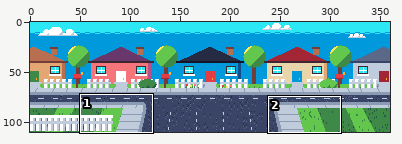
Edited in one commit: pixel-art file (art/backdrops/backdrop-woof-way.aseprite). The picture above shows the old version from afar; the outline marks the close-up.
Close-up. The starting point:
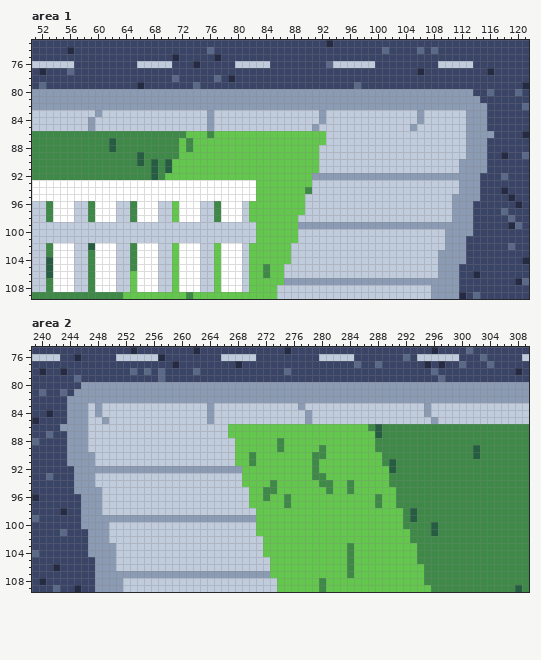
360x110 pixels, 1 frame. Shown: area 1: x 51..121, y 73..109; area 2: x 239..309, y 75..109. The commit also changed other parts of the picture, which this record leaves out.
And afterwards:
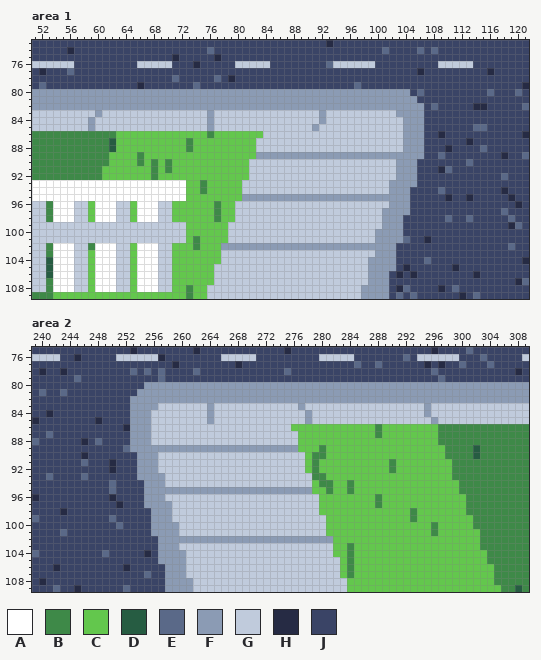
Palette (. is transparent): A #ffffff  B #3e8948  C #63c74d  D #265c42  E #5a6988  F #8b9bb4  G #c0cbdc  H #262b44  J #3a4466
Changes in this commit:
Changed rows in their new state; - is an unchanged pixel.
Area 1:
first column x 54:
 80 ---------------------------------------------------JEJJJJJJJ---
 81 ----------------------------------------------------JJJJJJJJJ--
 82 -----------------------------------------------------JEJJJJJHH-
 83 -------------------------------------------------FFF-JJJJJJJJJ-
 84 --------------------------------------------------FF-JJJJJJJJJ-
 85 --------------------------------------------------F-FJJJJJJJEE-
 86 ---------CCCCCCCCCC-----------GGGGGGGGG-----------FFFJJHJJJJJJJ
 87 ---------CCCCCCCCC-----------GGGGGGGGGG-----------FFFJJJJJJHJJ-
 88 ---------CCCCCCCCC-----------GGGGGGGGG------------FFFJJJHJJJJE-
 89 --------CCCCBCCCCC-----------FFFFFFFFFFFFFFFFFFFFFFFFJJEJJJJJJ-
 90 --------CCCCBCBCB-----------GGGGGGGGGG-----------FFFJJJJJJJEJJ-
 91 -------CCCCCCCBCB-----------GGGGGGGGGG-----------FFFJJJHEJJJJJ-
 92 -------CCCCCCCBC------------GGGGGGGGGGGGGGGGGGGGG---JJJJJJJJJ--
 93 -------------------CCBCCCCCGGGGGGGGGG-----------FFFFJJJJJJJJJ--
 94 -------------------CCBCCCCCGGGGGGGGGG-----------FFFJJJJEJJJJJ--
 95 -------------------CCCCCCCCFFFFFFFFFFFFFFFFFFFFFFFFJJJJJHJJHJ--
 96 -----C-----C------CCCCC-CCG-GGGGGGGG------------FFFJJJJJJJJJ---
 97 -----C-----C------CCCCC-CCG-GGGGGGGG-----------FFFFJJJJJJJJJ---
 98 -----C-----C------CCCCC-CCG-GGGGGGG------------FFFJJJJJJEJJE---
 99 -------------------CCCCCC----GGGGGGGGGGGGGGGGGG---JJJJJJJJJJ---
100 -------------------CCCCCC----GGGGGG-----------FFFFJJJJJJJJJJ---
101 -------------------CBCCCC----GGGGGG-----------FFFFEJJHJJJJJ----
102 -----B-----C------CCBCC-FFFFFFFFFFFFFFFFFFFFFFFFFJJJJJJJJJJ----
103 -----C-----C------CCCCC-GGG-GGGGGG------------FFFJJJJJJJJJJ----
104 -----C-----C------CCCCC-GGG-GGGGGG-----------FFFFJJJJEJJJJJ----
105 -----C-----C------CCCCCGGGG-GGGGG------------FFFFJHJJJJJJH-----
106 -----C------------CCCCCGGGG-GGGGG------------FFFJHJHJJJJJJ-----
107 -----C------------CCCCCGGGG-GGGGGGGGGGGGGGGGG---JJJJJJJJJJ-----
108 -----C------------CBCC-GGGG-GGGG------------FFFFJHEJJJJHJE-----
109 CCCCCCCCCC------------GGGGGGGGGG------------FFFFJEJEJJJJJJ-----
Area 2:
first column x 243:
 80 ---JJJJJJJJJ---------------------------------------------------
 81 --JJJJJJJJJ----------------------------------------------------
 82 -JJJJJJJJJ-----------------------------------------------------
 83 -JJJJJJJJJFFFF-------------------------------------------------
 84 -JJJJJJJJJFFF--------------------------------------------------
 85 -JJJJHJJJJFFF--------------------------------------------------
 86 JJJJJJJJJHFFF-----------GGGGGGGGG-----------CBCCCCCCCC---------
 87 -JJJJJJJJJFFF-----------GGGGGGGGGG-----------BCCCCCCCC---------
 88 -JJHJEJJJJFFF------------GGGGGGGGG-----------CCCCCCCCC---------
 89 -JJJJJJJJEFFFFFFFFFFFFFFFFFFFFFFFF-----------CCCCCCCCCC--------
 90 -JJHJJJJJJJFFF-----------GGGGGGGGGG-----------CCCCCCCCC--------
 91 -JJEJJJHJJJFFF-----------GGGGGGGGGG-----------CBCCCCCCCC-------
 92 --JJJJJHJJJ---GGGGGGGGGGGGGGGGGGGGG------------BCCCCCCCC-------
 93 --JEJJJJJJJFFFF-----------GGGGGGGGGG-----------CCCCCCCCC-------
 94 --JJJJJEJJJJFFF-----------GGGGGGGGGG-----------CCCCCCCCCC------
 95 --JJJJJEJJJJFFFFFFFFFFFFFFFFFFFFFFFF------------CCCCCCCCC------
 96 ---JJJJHJJJJFFF------------GGGGGGGGGG-----------CCCCCCCCCC-----
 97 ---JJJJJHJJJFFFF-----------GGGGGGGGGG-----------CCCCCCCCCC-----
 98 ---JJJJJJJJJJFFF------------GGGGGGGGG------------CBCCCCCCC-----
 99 ---JJJJEJJJJJ---GGGGGGGGGGGGGGGGGGGGGG-----------CBCCCCCCCC----
100 ---JJJJJEJJJJFFFF-----------GGGGGGGGGG-----------CCCCBCCCCC----
101 ----JJJJJJJJJFFFF-----------GGGGGGGGGG------------CCCBCCCCCC---
102 ----JJJJJJJJJJFFFFFFFFFFFFFFFFFFFFFFFFF-----------CCCCCCCCCC---
103 ----JJJJJJJJJJFFF------------GGGGGGGGGG------------CCCCCCCCC---
104 ----JJEJJJJJHJFFFF-----------GGGGGGGGGG------------CCCCCCCCCC--
105 -----JJJJJJJJJFFFF------------GGGGGGGGGG-----------CCCCCCCCCC--
106 -----JJJJHJJJJJFFF------------GGGGGGGGGG------------CCCCCCCCCC-
107 -----JJJJJJJEJJ---GGGGGGGGGGGGGGGGGGGGGG------------CCCCCCCCCC-
108 -----JJJJJJJJJJFFFF------------GGGGGGGGGG-----------CCCCCCCCCC-
109 -----JJJJEJJJJJFFFF------------GGGGGGGGGG------------CCCCCCCCCC
Changed places in both close-ups, as pixel boxes (x1, y1, x2, y2):
changed: (53, 89, 494, 299)
changed: (60, 382, 347, 592)
changed: (368, 424, 501, 592)
